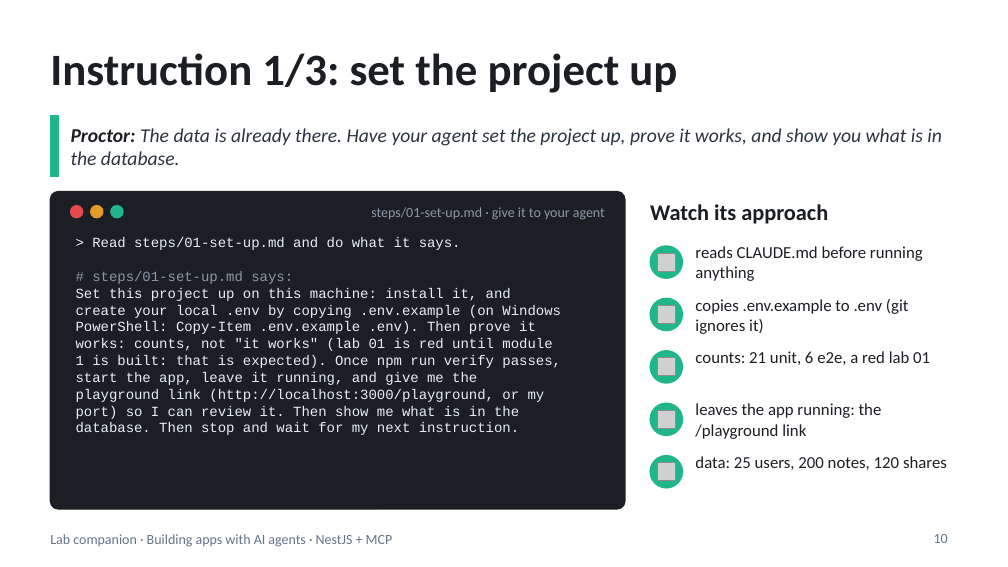
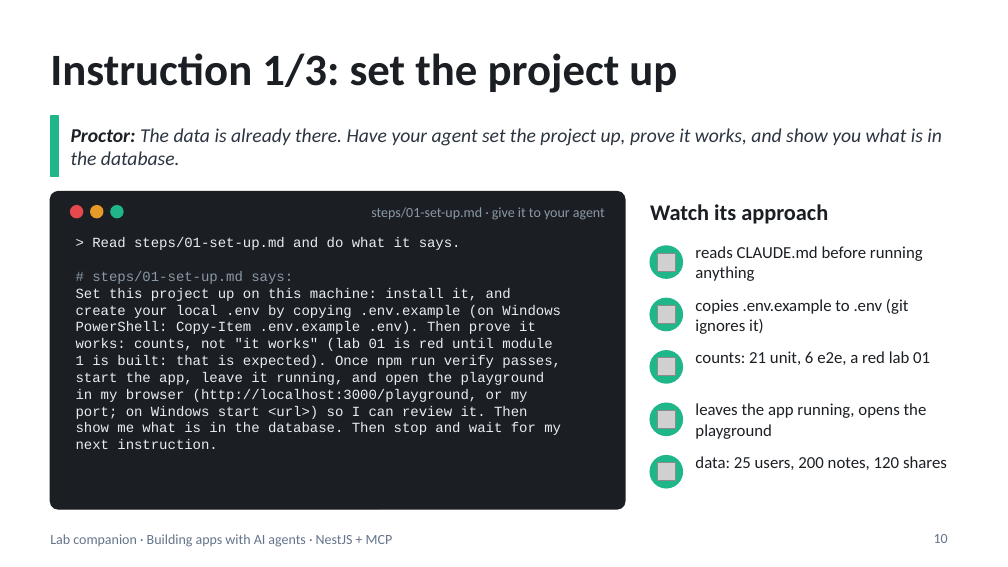
Before and after one commit to blazaga/ai-training-modules, a slide deck: slide 10 of docs/ai-agent-training/slides/lab-companion.pptx. Drawn at 1008x567 pixels with LibreOffice and Linux fonts; fonts in the diff are those of the drawing; grey boxes stand for pictures. Boxes give left, top, right and bottom in pixels: in the first picture for what was removed or moved away, otherwise in the second. Text is boxed around its words. In the diff, an @@ line names an element or a change of style, - is before the commit and + after.

```diff
--- a/docs/ai-agent-training/slides/lab-companion.pptx
+++ b/docs/ai-agent-training/slides/lab-companion.pptx
@@ text at (x1=76, y1=372, x2=561, y2=449): text changed @@
-start the app, leave it running, and give me the
-playground link (http://localhost:3000/playground, or my
-port) so I can review it. Then show me what is in the
-database. Then stop and wait for my next instruction.
+start the app, leave it running, and open the playground
+in my browser (http://localhost:3000/playground, or my
+port; on Windows start <url>) so I can review it. Then
+show me what is in the database. Then stop and wait for my
+next instruction.
@@ text at (x1=695, y1=403, x2=927, y2=439): text changed @@
-leaves the app running: the /playground link
+leaves the app running, opens the playground
```
Also in this commit, not shown: 2 other slides changed, 7 other files.
